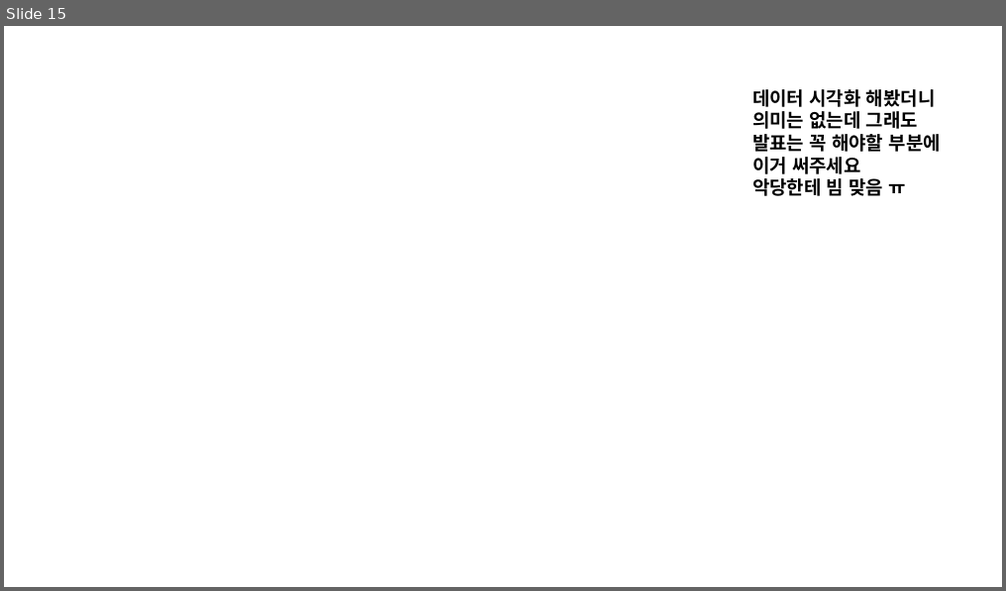
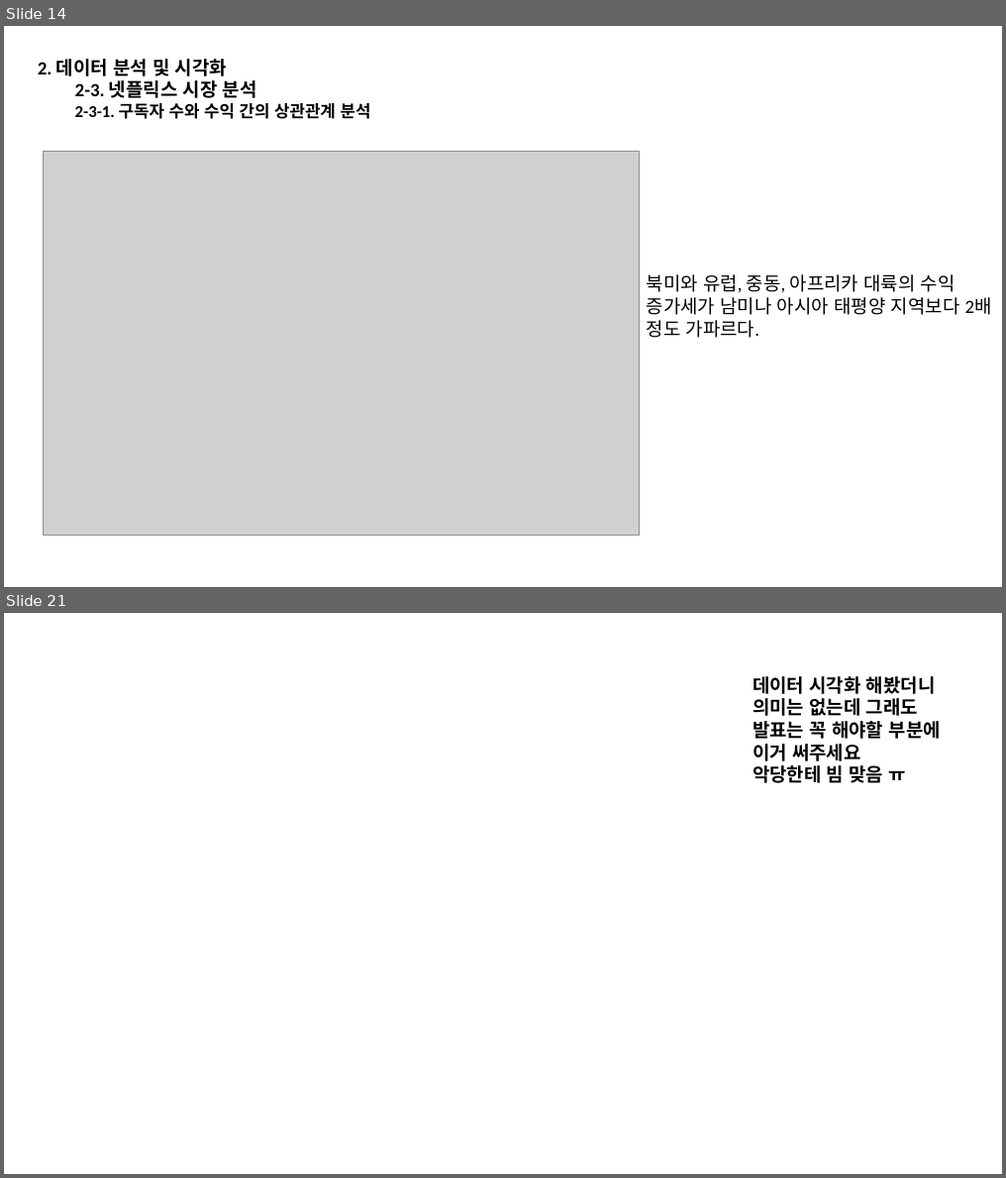
Before and after one commit to kim-seo-hyun/datathon, a slide deck: weddingpeach_speech_finish.pptx. Shown one above the other, each under a label of ours: slide 15 before the commit, slides 14 and 21 after it; the slides between them are not shown. The pictures are 1006x591 and 1006x1178 pixels, drawn with LibreOffice and Linux fonts; fonts in the diff are those of the drawing; grey boxes stand for pictures; background and template pictures are left out. Boxes give left, top, right and bottom in pixels: in the first picture for what was removed or moved away, otherwise in the second. Text is boxed around its words. In the diff, an @@ line names an element or a change of style, - is before the commit and + after.

```diff
--- a/weddingpeach_speech_finish.pptx
+++ b/weddingpeach_speech_finish.pptx
@@ slide 14 added at [4,26,1002,587], background #FFFFFF @@
@@ text added at [38,59,371,119], 18 pt, text #000000, bold @@
+2. 데이터 분석 및 시각화
+  2-3. 넷플릭스 시장 분석
+  2-3-1. 구독자 수와 수익 간의 상관관계 분석
@@ picture added at [44,152,640,535] @@
@@ text added at [647,274,992,338], 18 pt, text #000000 @@
+북미와 유럽, 중동, 아프리카 대륙의 수익 증가세가 남미나 아시아 태평양 지역보다 2배 정도 가파르다.
@@ what was slide 15 is now slide 21 @@
```
Also in this commit, not shown: 5 slides changed, 13 other slides added, 20 slides removed.
